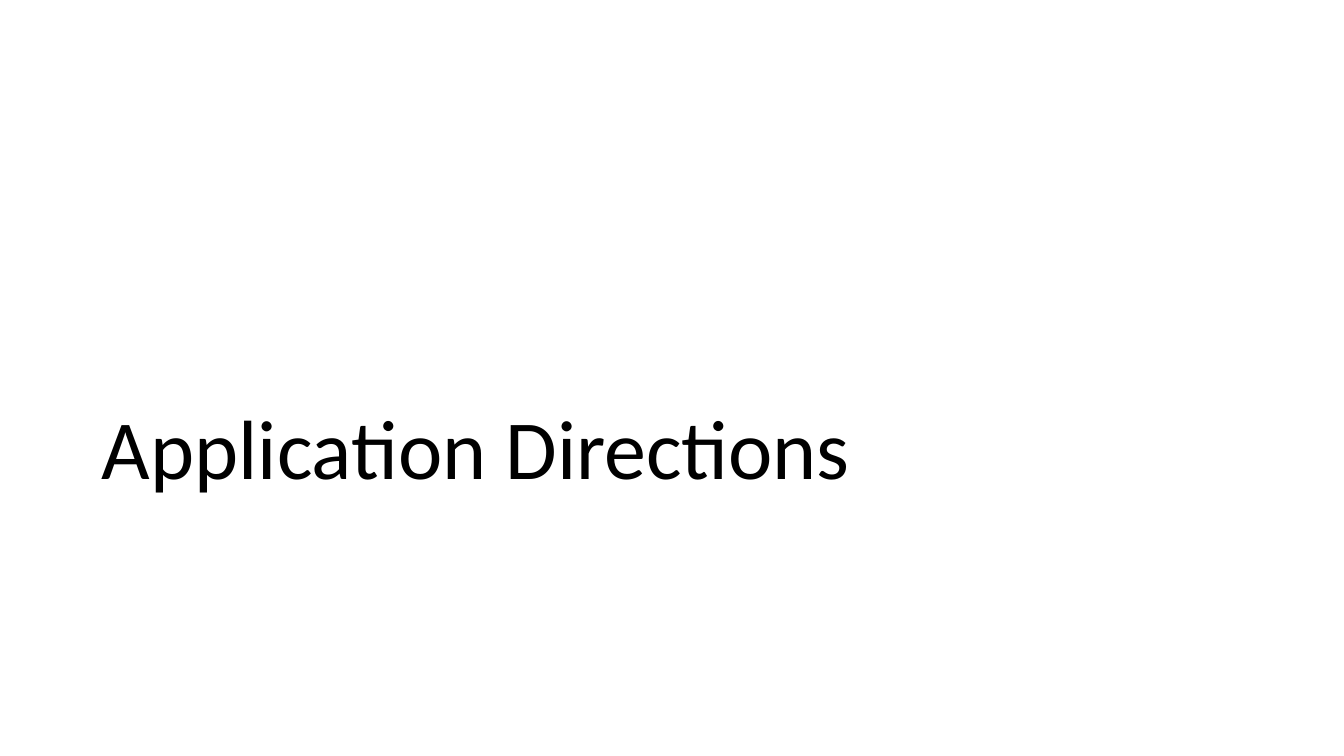
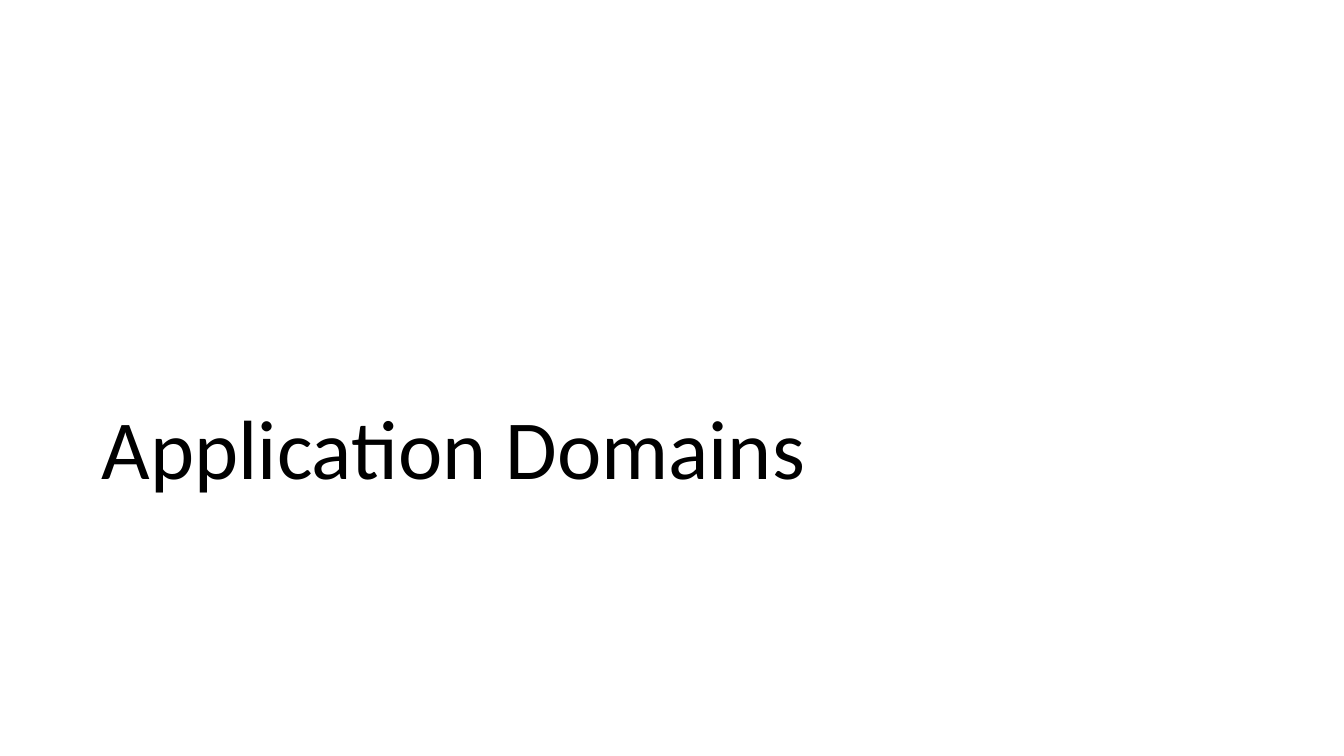
Before and after one commit to AlexanderDhoore/deep-learning-2026, a slide deck: slide 22 of slides/deep-learning-project-directions.pptx. Drawn at 1344x756 pixels with LibreOffice and Linux fonts; fonts in the diff are those of the drawing; background and template pictures are left out. Boxes give left, top, right and bottom in pixels: in the first picture for what was removed or moved away, otherwise in the second. Text is boxed around its words. In the diff, an @@ line names an element or a change of style, - is before the commit and + after.

Commit message:
Expand application domain guidance

```diff
--- a/slides/deep-learning-project-directions.pptx
+++ b/slides/deep-learning-project-directions.pptx
@@ title at [102,420,804,493]: text changed @@
-Application Directions
+Application Domains
```
Also in this commit, not shown: 8 other slides changed, 12 slides added, 2 slides removed, 13 other files.
